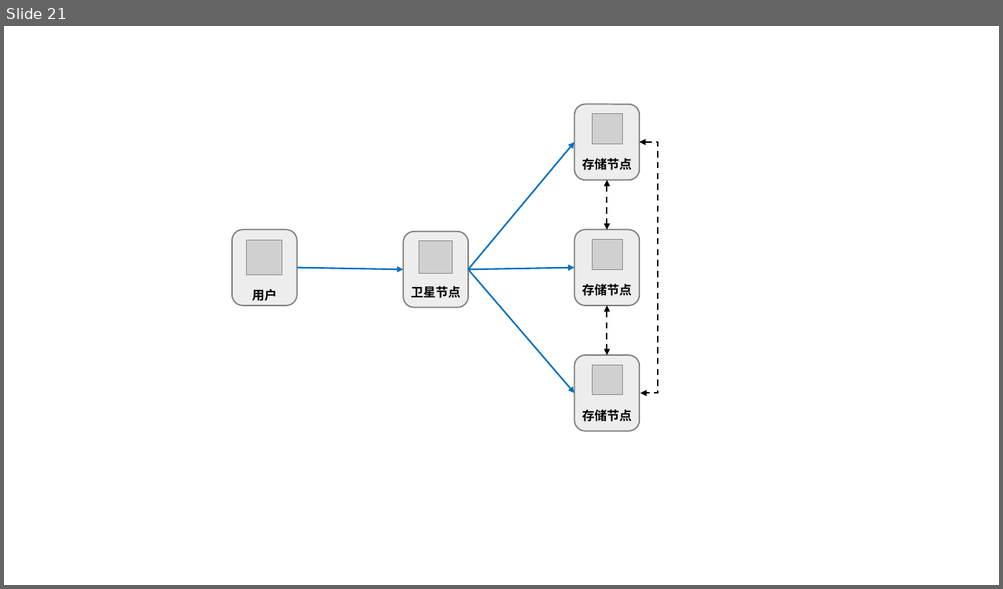
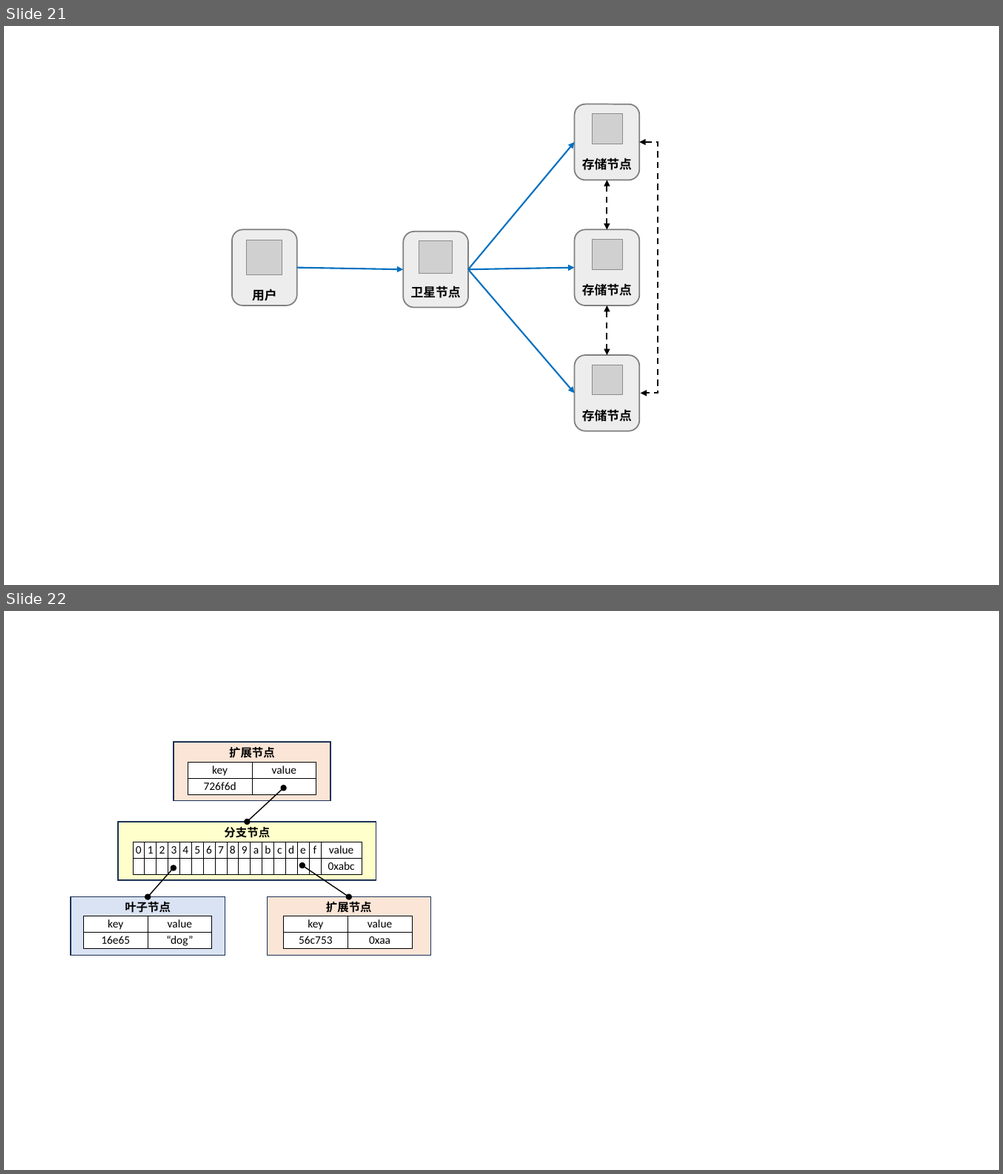
Before and after one commit to Studio-tyx/tyx_thesis_template, a slide deck: figure/timechain/fig.pptx. Shown one above the other, each under a label of ours: slide 21 before the commit, slides 21 and 22 after it. The pictures are 1003x589 and 1003x1174 pixels, drawn with LibreOffice and Linux fonts; fonts in the diff are those of the drawing; grey boxes stand for pictures. Boxes give left, top, right and bottom in pixels: in the first picture for what was removed or moved away, otherwise in the second. Text is boxed around its words. In the diff, an @@ line names an element or a change of style, - is before the commit and + after.

```diff
--- a/figure/timechain/fig.pptx
+++ b/figure/timechain/fig.pptx
@@ slide 22 added at <box>4,611,999,1170</box>, background #FFFFFF @@
@@ rectangle added at <box>173,742,331,801</box>, fill #FBE5D6, outline #1E3256 1 pt, 11 pt, text #000000, bold @@
+扩展节点
@@ table added at <box>188,762,316,794</box>, 2 rows, 2 columns @@
+key | value
+726f6d | 
@@ double arrow added from (284, 788) to (247, 822), #000000 1 pt @@
@@ rectangle added at <box>118,822,376,881</box>, fill #FFFFCC, outline #1E3256 1 pt, 11 pt, text #000000, bold @@
+分支节点
@@ table added at <box>133,843,365,874</box>, 2 rows, 17 columns @@
+0 | 1 | 2 | 3 | 4 | 5 | 6 | 7 | 8 | 9 | a | b | c | d | e | f | value
+ |  |  |  |  |  |  |  |  |  |  |  |  |  |  |  | 0xabc
@@ double arrow added from (173, 869) to (148, 897), #000000 1 pt @@
@@ double arrow added from (302, 866) to (349, 897), #000000 1 pt @@
@@ rectangle added at <box>71,897,225,957</box>, fill #DAE3F3, outline #1E3256 1 pt, 11 pt, text #000000, bold @@
+叶子节点
@@ rectangle added at <box>267,897,431,957</box>, fill #FBE5D6, outline #1E3256 1 pt, 11 pt, text #000000, bold @@
+扩展节点
@@ table added at <box>84,916,212,949</box>, 2 rows, 2 columns @@
+key | value
+16e65 | “dog”
@@ table added at <box>284,916,412,948</box>, 2 rows, 2 columns @@
+key | value
+56c753 | 0xaa
```
Also in this commit, not shown: 1 slide changed, 8 other files.
